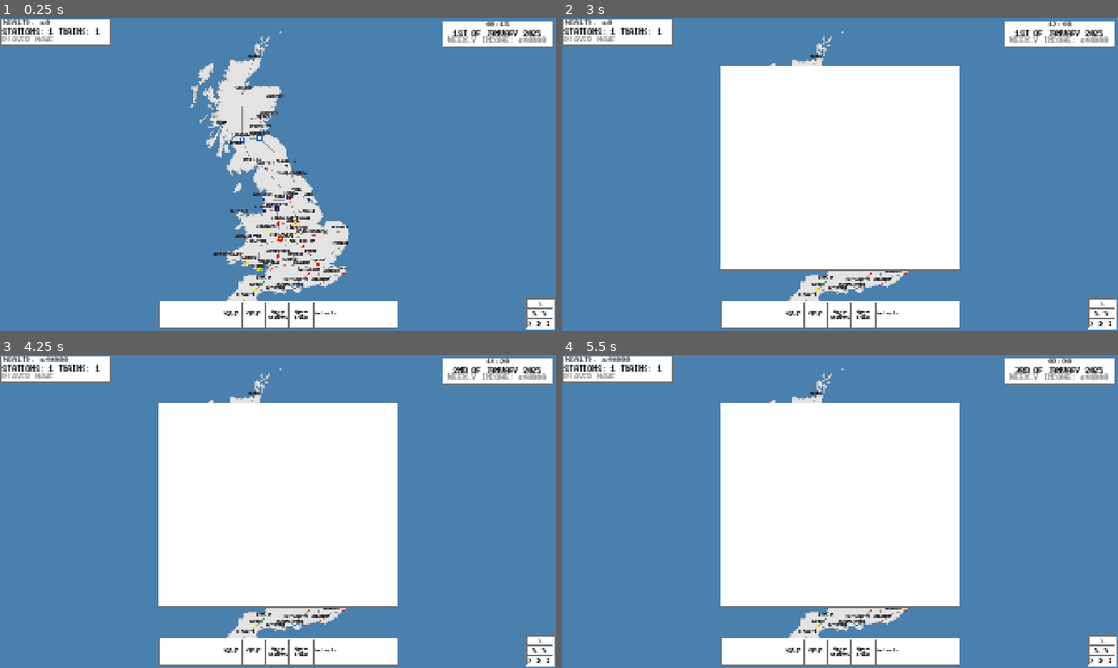
Above: before the commit, frames 1-4 (two rows, left to right).
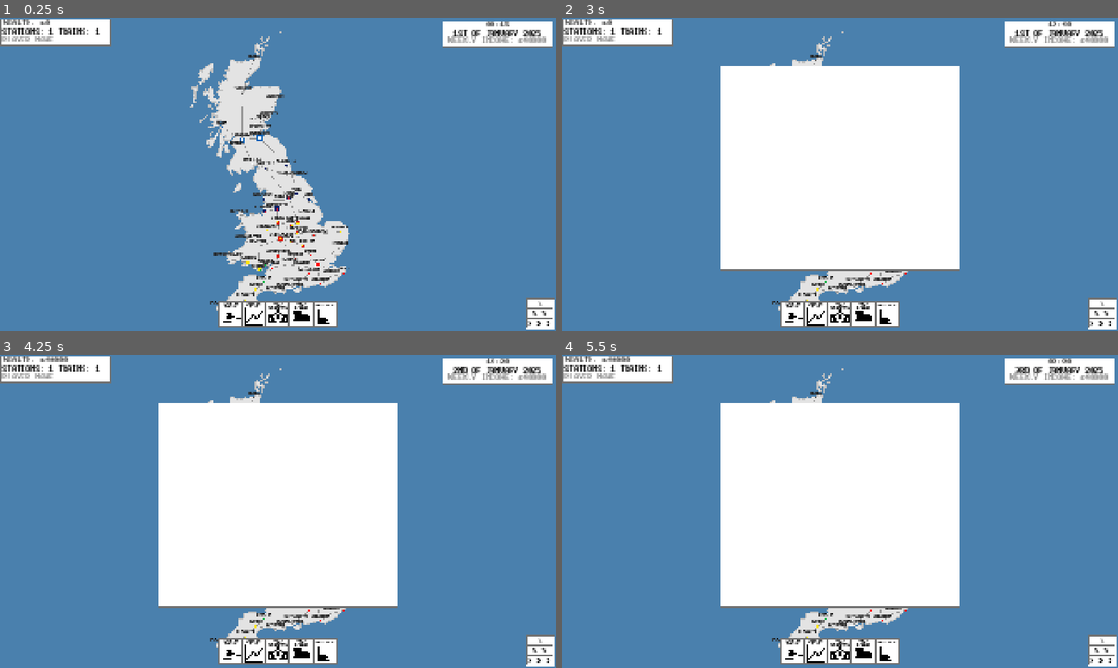
Above: after the commit, the same moments.

Repository: Laifii/Freighter-Manager
Game: Godot game, scene res://Objects/Countries/Uk Map.tscn
Same seed, same stepped clock (60 frames per second), same inputs: the game is played once before the commit and once after it.
Inputs (mouse positions are in pixels of both pictures, inside the frame that each line leads up to):
- Up to frame 1 (0.25 s): no input
- Up to frame 2 (3 s): click (1101, 302) at 0.5 s; click (1101, 315) at 1.25 s; click (1101, 324) at 2 s; click (884, 315) at 2.75 s
- Up to frame 3 (4.25 s): click (278, 652) at 3.5 s
- Up to frame 4 (5.5 s): click (862, 652) at 4.25 s; click (795, 652) at 5 s

The runs differ from the first frame. In frame 1, 2.9% of the frame differs, in the area x 28-72%, y 90-100%; in frame 2, 2.9%; in frame 3, 2.9%; in frame 4, 2.9%.

Commit message:
Added toolbar icons

Diff:
--- a/MapTrain.gd
+++ b/MapTrain.gd
@@ -21,7 +21,7 @@
 	if nextNodeInPath != null: global_position = nextNodeInPath.global_position
 	nextNodeInPath = trainPath[0]
 	trainPath.erase(trainPath[0])
-	print(nextNodeInPath.stationName, ": ", nextNodeInPath.stationTax)
+	look_at(nextNodeInPath.global_position)
 
 func set_train_path(path):
 	trainPath = path
--- a/Objects/Contract.tscn
+++ b/Objects/Contract.tscn
@@ -61,6 +61,8 @@
 anchors_preset = 15
 anchor_right = 1.0
 anchor_bottom = 1.0
+offset_right = -1513.0
+offset_bottom = -984.0
 grow_horizontal = 2
 grow_vertical = 2
 script = ExtResource("1_3u0pn")
@@ -68,10 +70,10 @@
 [node name="Toolbar" type="ColorRect" parent="."]
 z_index = 1000
 layout_mode = 0
-offset_left = -202.0
-offset_top = -46.0
-offset_right = 201.0
-offset_bottom = 46.0
+offset_left = 2.0
+offset_top = 2.0
+offset_right = 405.0
+offset_bottom = 94.0
 
 [node name="Outline" type="ColorRect" parent="Toolbar"]
 z_index = -1
--- a/Objects/Countries/Uk Map.tscn
+++ b/Objects/Countries/Uk Map.tscn
@@ -432,3 +432,4 @@
 connections = [NodePath("../Swansea"), NodePath("../Aberystwyth")]
 
 [node name="Trains" type="Node2D" parent="." groups=["TrainManager"]]
+z_index = -10
--- a/Objects/MapTrain.tscn
+++ b/Objects/MapTrain.tscn
@@ -12,6 +12,7 @@
 script = ExtResource("1_tj7g5")
 
 [node name="Sprite2D" type="Sprite2D" parent="."]
+scale = Vector2(1.5, 1.5)
 texture = ExtResource("2_shcl4")
 
 [node name="CollisionShape2D" type="CollisionShape2D" parent="."]
--- a/Objects/Toolbar.tscn
+++ b/Objects/Toolbar.tscn
@@ -1,7 +1,13 @@
-[gd_scene load_steps=4 format=3 uid="uid://dv5u1u046276g"]
+[gd_scene load_steps=10 format=3 uid="uid://dv5u1u046276g"]
 
 [ext_resource type="FontFile" uid="uid://c3kpo7ovh8rqi" path="res://Assets/Fonts/dogicabold.ttf" id="1_iqy15"]
 [ext_resource type="Script" uid="uid://ddud6ts7hxa43" path="res://Objects/Toolbar.gd" id="1_ll5fu"]
+[ext_resource type="Texture2D" uid="uid://cmp32tme8xayw" path="res://Assets/UI/Clipboard Small.png" id="2_qp3ci"]
+[ext_resource type="Texture2D" uid="uid://c2bs6v3wcvwc7" path="res://Assets/UI/Trains Icon.png" id="4_ifqh4"]
+[ext_resource type="Texture2D" uid="uid://df6401r5s32f1" path="res://Assets/UI/Train Station Icon.png" id="4_sbth0"]
+[ext_resource type="Texture2D" uid="uid://h0v8gh6hlole" path="res://Assets/UI/AuctionHouseGavelPuck.png" id="6_asbxa"]
+[ext_resource type="Texture2D" uid="uid://b84ufh5cqxt0q" path="res://Assets/UI/Graph Icon.png" id="6_jktc8"]
+[ext_resource type="Texture2D" uid="uid://b1t1df8lh74s0" path="res://Assets/UI/Auction House Gavel.png" id="7_e157d"]
 
 [sub_resource type="LabelSettings" id="LabelSettings_ll5fu"]
 font = ExtResource("1_iqy15")
@@ -19,26 +25,26 @@
 [node name="Toolbar" type="ColorRect" parent="."]
 z_index = 1000
 layout_mode = 0
-offset_left = -411.0
-offset_top = 439.0
-offset_right = 413.0
-offset_bottom = 530.0
+offset_left = -204.0
+offset_top = 437.0
+offset_right = 203.0
+offset_bottom = 528.0
 
 [node name="Outline" type="ColorRect" parent="Toolbar"]
 z_index = -1
 layout_mode = 0
 offset_left = -2.0
 offset_top = -2.0
-offset_right = 826.0
+offset_right = 409.0
 offset_bottom = 93.0
 color = Color(0.443137, 0.443137, 0.443137, 1)
 
 [node name="Contracts" type="ColorRect" parent="Toolbar"]
 z_index = 1000
 layout_mode = 0
-offset_left = 535.0
-offset_top = 4.0
-offset_right = 610.0
+offset_left = 328.0
+offset_top = 4.0
+offset_right = 403.0
 offset_bottom = 87.0
 
 [node name="Outline" type="ColorRect" parent="Toolbar/Contracts"]
@@ -50,6 +56,25 @@
 offset_bottom = 85.0
 color = Color(0.443137, 0.443137, 0.443137, 1)
 
+[node name="Sprite2D" type="TextureRect" parent="Toolbar/Contracts"]
+layout_mode = 0
+offset_left = 12.0
+offset_top = 17.0
+offset_right = 12.0
+offset_bottom = 17.0
+scale = Vector2(3, 3)
+texture = ExtResource("2_qp3ci")
+
+[node name="Label" type="Label" parent="Toolbar/Contracts"]
+layout_mode = 0
+offset_left = 2.0
+offset_right = 42.0
+offset_bottom = 23.0
+text = "Contracts"
+label_settings = SubResource("LabelSettings_ll5fu")
+horizontal_alignment = 1
+vertical_alignment = 1
+
 [node name="ContractButton" type="TextureButton" parent="Toolbar/Contracts"]
 layout_mode = 0
 offset_left = -3.0
@@ -58,23 +83,12 @@
 offset_bottom = 86.0
 action_mode = 0
 
-[node name="Label" type="Label" parent="Toolbar/Contracts"]
-layout_mode = 0
-offset_left = 3.0
-offset_top = 25.0
-offset_right = 43.0
-offset_bottom = 48.0
-text = "Contracts"
-label_settings = SubResource("LabelSettings_ll5fu")
-horizontal_alignment = 1
-vertical_alignment = 1
-
 [node name="StationManagement" type="ColorRect" parent="Toolbar"]
 z_index = 1000
 layout_mode = 0
-offset_left = 373.0
-offset_top = 4.0
-offset_right = 448.0
+offset_left = 166.0
+offset_top = 4.0
+offset_right = 241.0
 offset_bottom = 87.0
 
 [node name="Outline" type="ColorRect" parent="Toolbar/StationManagement"]
@@ -96,22 +110,30 @@
 [node name="Label" type="Label" parent="Toolbar/StationManagement"]
 layout_mode = 0
 offset_left = 6.0
-offset_top = 27.0
+offset_top = 2.0
 offset_right = 46.0
-offset_bottom = 50.0
-text = "Manage
-Your
+offset_bottom = 25.0
+text = "Your
 Stations"
 label_settings = SubResource("LabelSettings_ll5fu")
 horizontal_alignment = 1
 vertical_alignment = 1
 
+[node name="Sprite2D" type="TextureRect" parent="Toolbar/StationManagement"]
+layout_mode = 0
+offset_left = 6.0
+offset_top = 15.0
+offset_right = 6.0
+offset_bottom = 15.0
+scale = Vector2(4, 4)
+texture = ExtResource("4_sbth0")
+
 [node name="Trains" type="ColorRect" parent="Toolbar"]
 z_index = 1000
 layout_mode = 0
-offset_left = 454.0
-offset_top = 4.0
-offset_right = 529.0
+offset_left = 247.0
+offset_top = 4.0
+offset_right = 322.0
 offset_bottom = 87.0
 
 [node name="Outline" type="ColorRect" parent="Toolbar/Trains"]
@@ -133,22 +155,30 @@
 [node name="Label" type="Label" parent="Toolbar/Trains"]
 layout_mode = 0
 offset_left = 13.0
-offset_top = 28.0
+offset_top = 2.0
 offset_right = 53.0
-offset_bottom = 51.0
-text = "Manage
-Your
+offset_bottom = 25.0
+text = "Your
 Trains"
 label_settings = SubResource("LabelSettings_ll5fu")
 horizontal_alignment = 1
 vertical_alignment = 1
 
+[node name="Sprite2D" type="TextureRect" parent="Toolbar/Trains"]
+layout_mode = 0
+offset_left = 4.0
+offset_top = 11.0
+offset_right = 4.0
+offset_bottom = 11.0
+scale = Vector2(4, 4)
+texture = ExtResource("4_ifqh4")
+
 [node name="AuctionHouse" type="ColorRect" parent="Toolbar"]
 z_index = 1000
 layout_mode = 0
-offset_left = 211.0
-offset_top = 4.0
-offset_right = 286.0
+offset_left = 4.0
+offset_top = 4.0
+offset_right = 79.0
 offset_bottom = 87.0
 
 [node name="Outline" type="ColorRect" parent="Toolbar/AuctionHouse"]
@@ -170,21 +200,39 @@
 [node name="Label" type="Label" parent="Toolbar/AuctionHouse"]
 layout_mode = 0
 offset_left = 8.0
-offset_top = 28.0
+offset_top = 1.0
 offset_right = 48.0
-offset_bottom = 51.0
+offset_bottom = 24.0
 text = "Auction
 House"
 label_settings = SubResource("LabelSettings_ll5fu")
 horizontal_alignment = 1
 vertical_alignment = 1
 
+[node name="Sprite2D" type="TextureRect" parent="Toolbar/AuctionHouse"]
+layout_mode = 0
+offset_left = 8.0
+offset_top = 63.0
+offset_right = 8.0
+offset_bottom = 63.0
+scale = Vector2(4, 4)
+texture = ExtResource("6_asbxa")
+
+[node name="Sprite2D" type="TextureRect" parent="Toolbar/AuctionHouse/Sprite2D"]
+layout_mode = 0
+offset_left = 3.75
+offset_top = -7.0
+offset_right = 3.75
+offset_bottom = -7.0
+rotation = 0.244346
+texture = ExtResource("7_e157d")
+
 [node name="Companies" type="ColorRect" parent="Toolbar"]
 z_index = 1000
 layout_mode = 0
-offset_left = 292.0
-offset_top = 4.0
-offset_right = 367.0
+offset_left = 85.0
+offset_top = 4.0
+offset_right = 160.0
 offset_bottom = 87.0
 
 [node name="Outline" type="ColorRect" parent="Toolbar/Companies"]
@@ -206,14 +254,23 @@
 [node name="Label" type="Label" parent="Toolbar/Companies"]
 layout_mode = 0
 offset_left = 8.0
-offset_top = 28.0
+offset_top = 1.0
 offset_right = 48.0
-offset_bottom = 51.0
+offset_bottom = 24.0
 text = "Company
 List"
 label_settings = SubResource("LabelSettings_ll5fu")
 horizontal_alignment = 1
 vertical_alignment = 1
+
+[node name="Sprite2D" type="TextureRect" parent="Toolbar/Companies"]
+layout_mode = 0
+offset_left = 6.0
+offset_top = 8.0
+offset_right = 6.0
+offset_bottom = 8.0
+scale = Vector2(4, 4)
+texture = ExtResource("6_jktc8")
 
 [node name="ContractsScreen" type="Control" parent="."]
 visible = false
--- a/Scripts/Player.gd
+++ b/Scripts/Player.gd
@@ -8,6 +8,7 @@
 func _ready():
 	add_to_group("Player")
 
+
 func _physics_process(delta):
 	$Camera/UI/PlayerStats/Wealth.text = str("Wealth: £", wealth)
 
--- a/Scripts/Station.gd
+++ b/Scripts/Station.gd
@@ -90,7 +90,7 @@
 			if station.stationName == "Penzance": liverpoolStation = station
 		var fastestRoute = Dijkstra.find_route("Fastest", self, dundeeStation, liverpoolStation)
 		var cheapestRoute = Dijkstra.find_route("Cheapest", self, dundeeStation, liverpoolStation)
-		spawn_train(cheapestRoute)
+		spawn_train(fastestRoute)
 		var fastestDistance = 0
 		var fastestPrice = 0
 		var cheapestDistance = 0
@@ -116,7 +116,7 @@
 var trainNode = preload("res://Objects/MapTrain.tscn")
 func spawn_train(path): # Temp for train testing, delete later
 	var train = trainNode.instantiate()
-	train.global_position = global_position - Vector2(10, 10)
+	train.global_position = global_position
 	train.set_train_path(path)
 	get_tree().get_first_node_in_group("TrainManager").add_child(train)
 	train.sprite.self_modulate = $StationColourInner.self_modulate
@@ -161,6 +161,7 @@
 	if player.wealth < stationValue: return
 	player.wealth -= stationValue
 	stationOwner = 0
+	player.ownedStations.append(self)
 	$StationUI/UnownedStation.visible = false
 	$StationUI/OwnedStation.visible = true
 	set_station_stats()
Binary file added: Assets/UI/Auction House Gavel.png
Not shown, added: Assets/UI/Auction House Gavel.png.import
Binary file added: Assets/UI/AuctionHouseGavelPuck.png
Not shown, added: Assets/UI/AuctionHouseGavelPuck.png.import
Binary file added: Assets/UI/Clipboard Small.png
Not shown, added: Assets/UI/Clipboard Small.png.import
Binary file added: Assets/UI/Graph Icon.png
Not shown, added: Assets/UI/Graph Icon.png.import
Binary file added: Assets/UI/Thick Clipboard.png
Not shown, added: Assets/UI/Thick Clipboard.png.import
Binary file added: Assets/UI/Thin Clipboard.png
Not shown, added: Assets/UI/Thin Clipboard.png.import
(and 4 more such lines)
